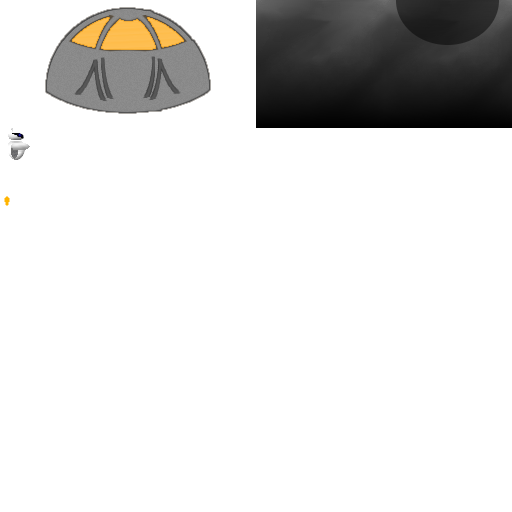
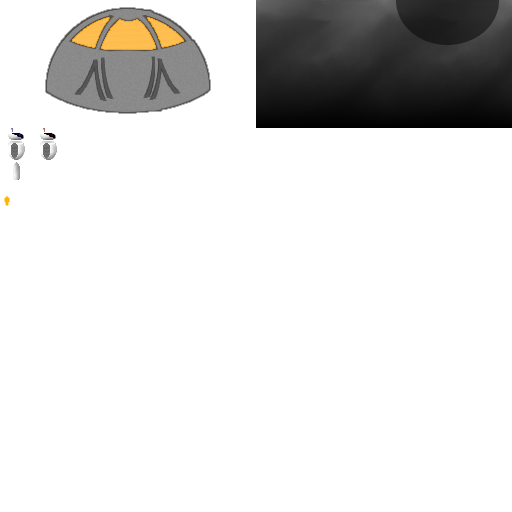
Layer changes from the first 512 × 512 image to the second:
painted on "Background" over [11, 128, 57, 180]
